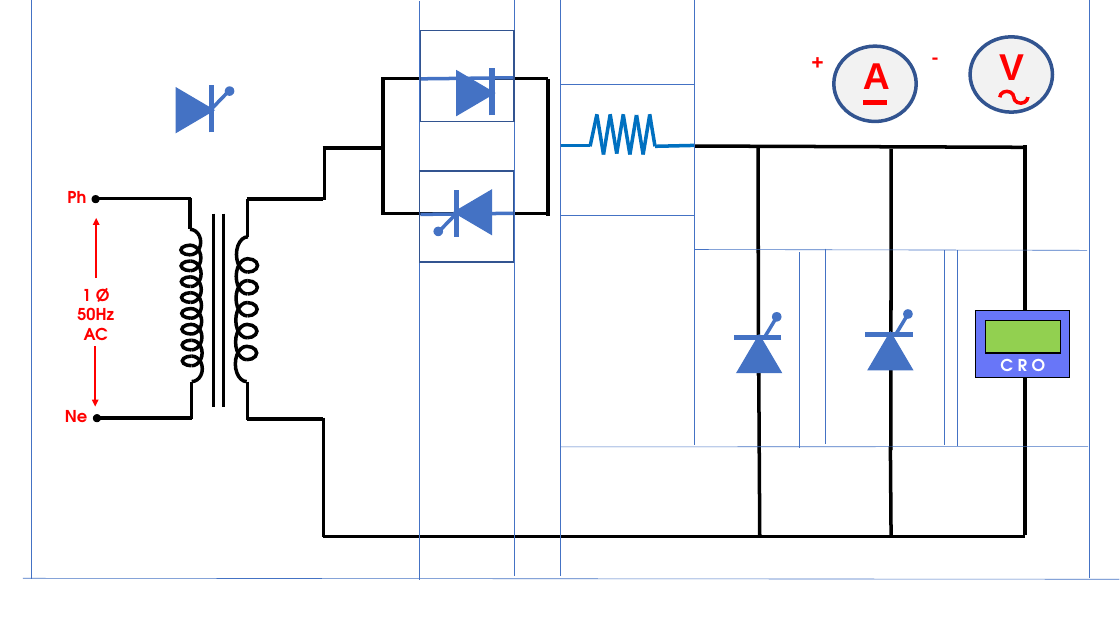
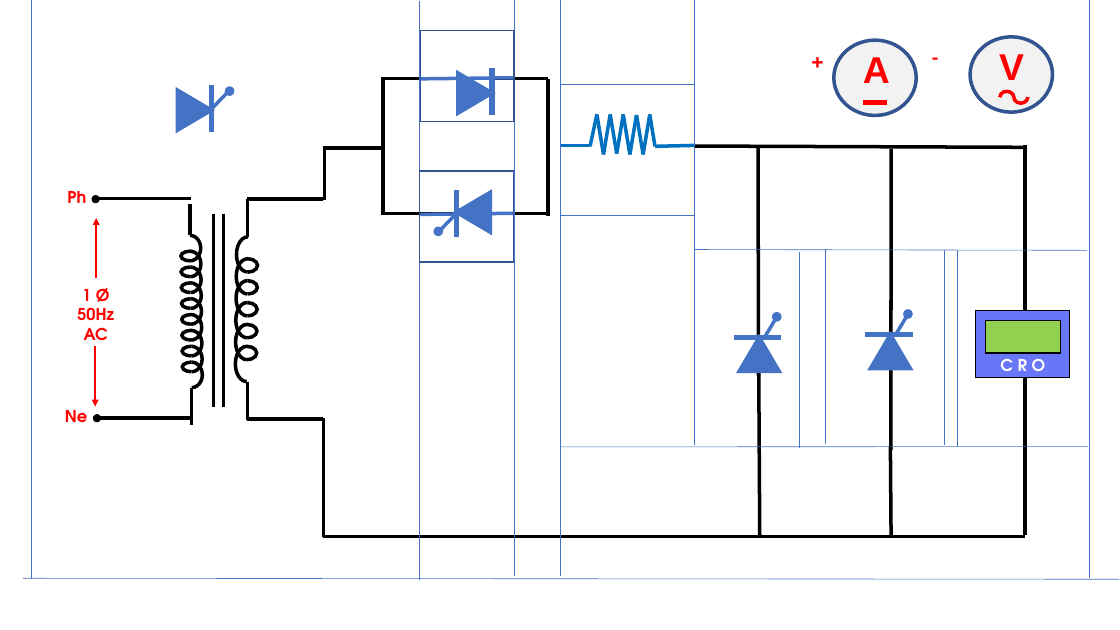
Before and after one commit to suriyamu1/PowerElectronicsLab, a slide deck: slide 1 of Assets/Powerpoints/AC Voltage Controller.pptx. Drawn at 1120x630 pixels with LibreOffice and Linux fonts; fonts in the diff are those of the drawing. Boxes give left, top, right and bottom in pixels: in the first picture for what was removed or moved away, otherwise in the second. Text is boxed around its words. In the diff, an @@ line names an element or a change of style, - is before the commit and + after.

```diff
--- a/Assets/Powerpoints/AC Voltage Controller.pptx
+++ b/Assets/Powerpoints/AC Voltage Controller.pptx
@@ ellipse: place and size @@
-ellipse at (834,46,917,122)
+ellipse at (834,40,917,116)
@@ text "A": place and size @@
-text "A" at (863,63,890,89)
+text "A" at (863,57,890,83)
@@ 17 arc (boxed as its full ellipse)s, 2 lines: place and size @@
-17 arc (boxed as its full ellipse)s, 2 lines at (179,197,202,419)
+17 arc (boxed as its full ellipse)s, 2 lines at (179,204,202,425)
```
Also in this commit, not shown: 36 other files.
